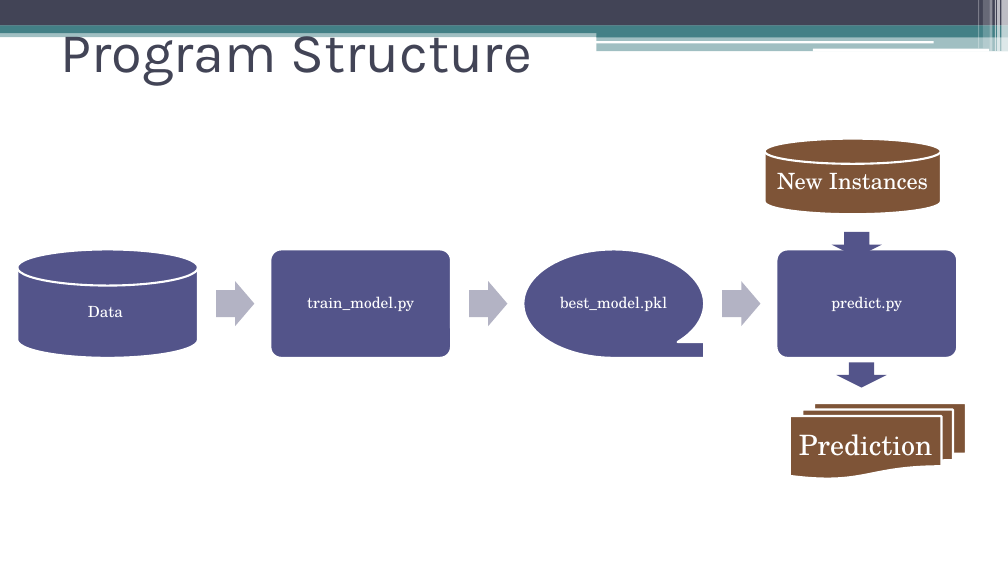
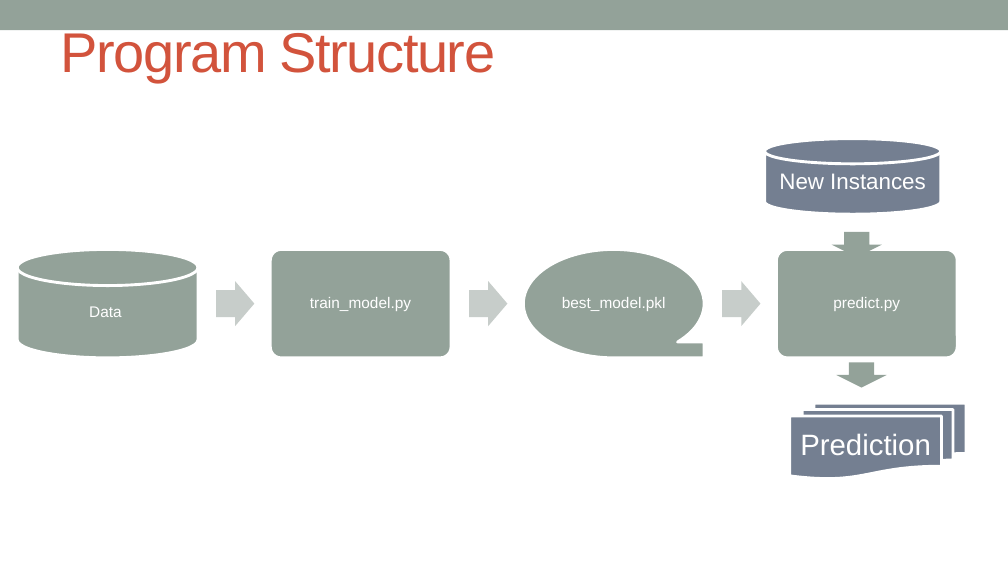
Before and after one commit to krishnatray/galvanize-dsi-capstone, a slide deck: slide 7 of presentation/DocReach.pptx. Drawn at 1008x567 pixels with LibreOffice and Linux fonts; fonts in the diff are those of the drawing. Boxes give left, top, right and bottom in pixels: in the first picture for what was removed or moved away, otherwise in the second. Text is boxed around its words. In the diff, an @@ line names an element or a change of style, - is before the commit and + after.

```diff
--- a/presentation/DocReach.pptx
+++ b/presentation/DocReach.pptx
@@ rectangle: place and size @@
-rectangle at bbox=[0, 0, 1008, 25]
+rectangle at bbox=[0, 0, 1008, 30]
@@ rectangle at bbox=[0, 0, 1008, 30]: fill #424456 to #93A299 @@
@@ rectangle removed at bbox=[0, 25, 1008, 33] @@
@@ title "Program Structure" at bbox=[60, 28, 495, 82]: font Karla to Arial, text colour #424456 to #D2533C, letter spacing 0 to -1 pt @@
@@ rectangle removed at bbox=[978, 0, 979, 48] @@
@@ rectangle removed at bbox=[983, 0, 989, 48] @@
@@ rectangle removed at bbox=[990, 0, 993, 51] @@
@@ rectangle removed at bbox=[995, 0, 996, 51] @@
@@ rectangle removed at bbox=[997, 0, 1000, 51] @@
@@ rectangle removed at bbox=[1002, 0, 1008, 51] @@
@@ rectangle removed at bbox=[0, 30, 1008, 37] @@
@@ rounded rectangle removed at bbox=[596, 41, 933, 43] @@
@@ rectangle removed at bbox=[597, 30, 1008, 37] @@
@@ rectangle removed at bbox=[597, 36, 1008, 51] @@
@@ rounded rectangle removed at bbox=[812, 48, 989, 51] @@
@@ cylinder at bbox=[765, 139, 941, 215]: fill #7E5437 to #748091; outline #FFFFFF 1.5 pt to #FFFFFF 2.08 pt @@
@@ font TeX Gyre Schola to Arial in 5 elements at bbox=[89, 306, 122, 317], bbox=[310, 297, 411, 311], bbox=[562, 297, 666, 311], bbox=[833, 297, 900, 311], bbox=[779, 173, 926, 189] @@
@@ down arrow at bbox=[832, 232, 882, 257]: fill #53548A to #93A299 @@
@@ fill #53548A to #93A299; outline #FFFFFF 1.5 pt to #FFFFFF 2.08 pt in 4 elements at bbox=[17, 249, 198, 358], bbox=[270, 249, 451, 358], bbox=[523, 249, 704, 358], bbox=[776, 249, 957, 358] @@
@@ fill #B3B4C4 to #C8CECA in 3 elements at bbox=[216, 281, 254, 326], bbox=[469, 281, 507, 326], bbox=[722, 281, 760, 326] @@
@@ down arrow at bbox=[837, 363, 887, 388]: fill #53548A to #93A299 @@
@@ text "Prediction" at bbox=[800, 433, 931, 455]: size 20 to 21 pt, font TeX Gyre Schola to Arial @@
@@ flow chart multidocument at bbox=[790, 403, 967, 479]: fill #7E5437 to #748091; outline #FFFFFF 1.5 pt to #FFFFFF 2.08 pt @@
```
Also in this commit, not shown: 11 other slides changed, 1 slide added, 43 other files.
